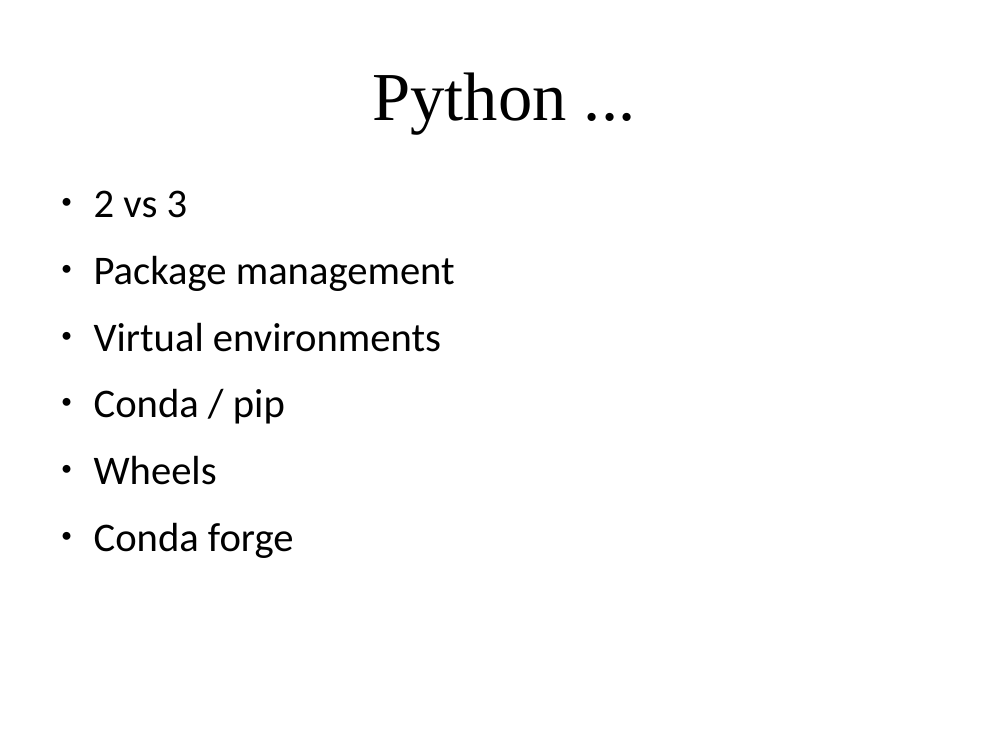
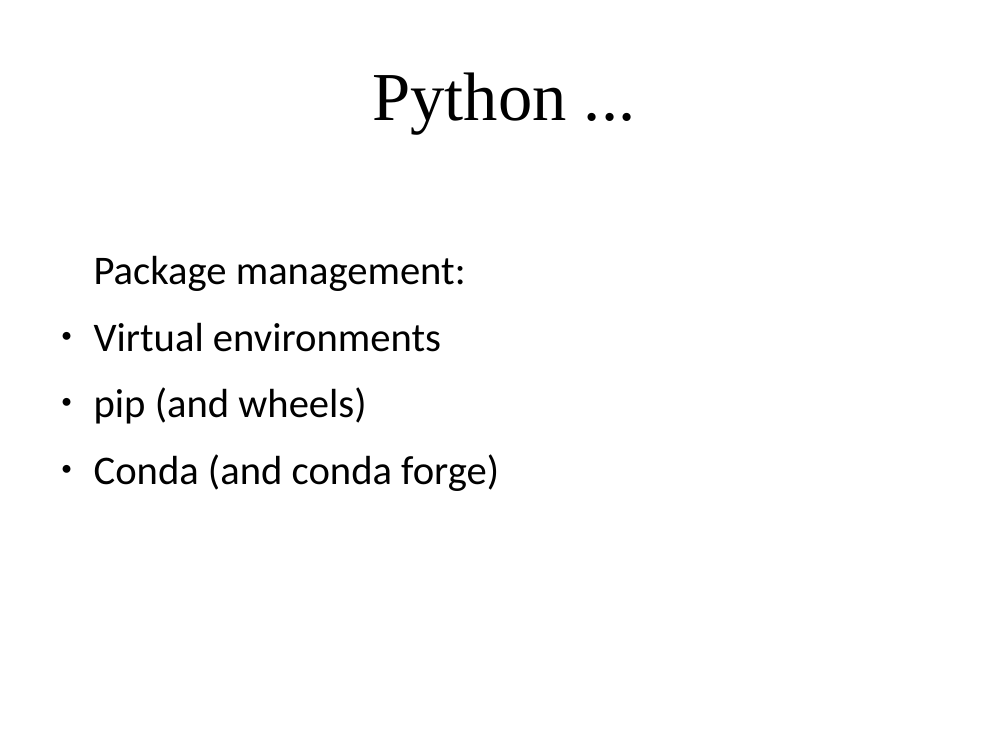
Before and after one commit to amueller/applied_ml_spring_2017, a slide deck: slide 35 of slides/aml-02-012317.odp (slide 31 before the commit). Drawn at 1008x756 pixels with LibreOffice and Linux fonts; fonts in the diff are those of the drawing. Boxes give left, top, right and bottom in pixels: in the first picture for what was removed or moved away, otherwise in the second. Text is boxed around its words. In the diff, an @@ line names an element or a change of style, - is before the commit and + after.

```diff
--- a/slides/aml-02-012317.odp
+++ b/slides/aml-02-012317.odp
@@ text at <box>94,255,466,291</box>: text changed @@
-● 2 vs 3
-● Package management
+Package management:
@@ text at <box>94,387,499,491</box>: text changed @@
-● Conda / pip
-● Wheels
-● Conda forge
+● pip (and wheels)
+● Conda (and conda forge)
```
Also in this commit, not shown: 3 other slides changed, 6 slides added, 1 slide removed.
